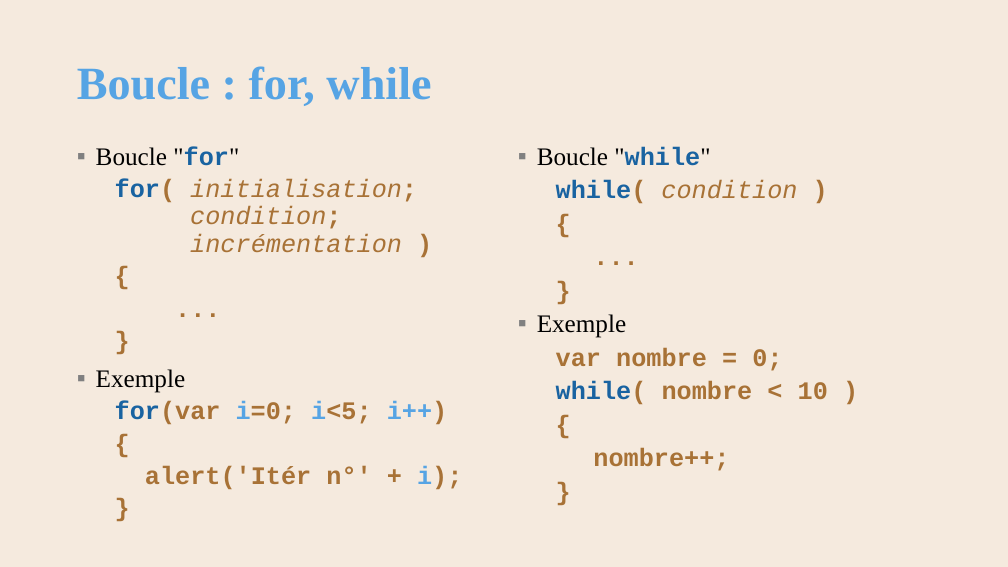
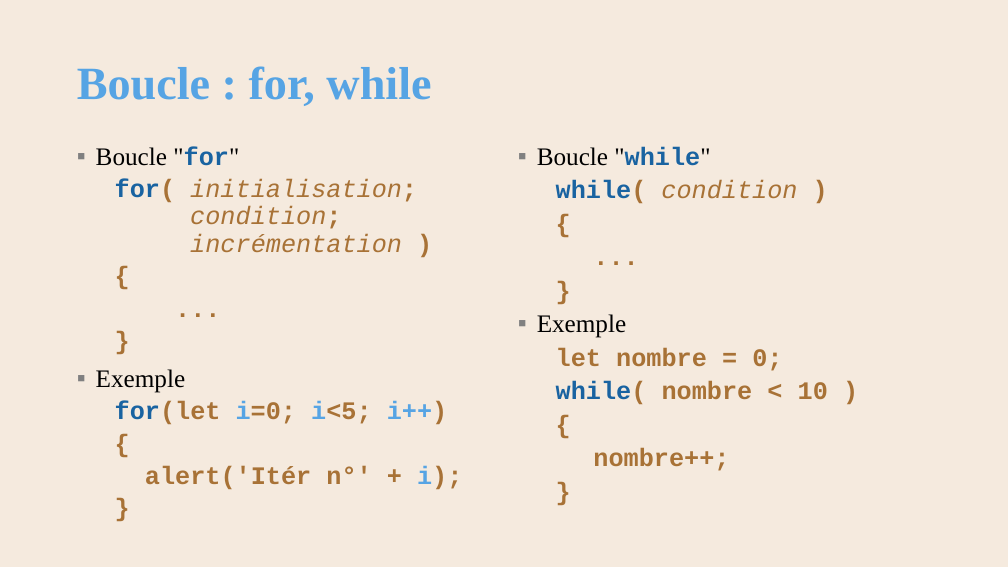
Before and after one commit to AlainWafflard/4IPW3, a slide deck: slide 21 of syllabus/17_javascript/syllabus_17_js.pptx. Drawn at 1008x567 pixels with LibreOffice and Linux fonts; fonts in the diff are those of the drawing; background and template pictures are left out. Boxes give left, top, right and bottom in pixels: in the first picture for what was removed or moved away, otherwise in the second. Text is boxed around its words. In the diff, an @@ line names an element or a change of style, - is before the commit and + after.

```diff
--- a/syllabus/17_javascript/syllabus_17_js.pptx
+++ b/syllabus/17_javascript/syllabus_17_js.pptx
@@ text at <box>556,347,782,371</box>: text changed @@
-  var nombre = 0;
+  let nombre = 0;
@@ text at <box>115,401,447,424</box>: text changed @@
-  for(var i=0; i<5; i++)
+  for(let i=0; i<5; i++)
```
Also in this commit, not shown: 40 other slides changed, 6 other files.
